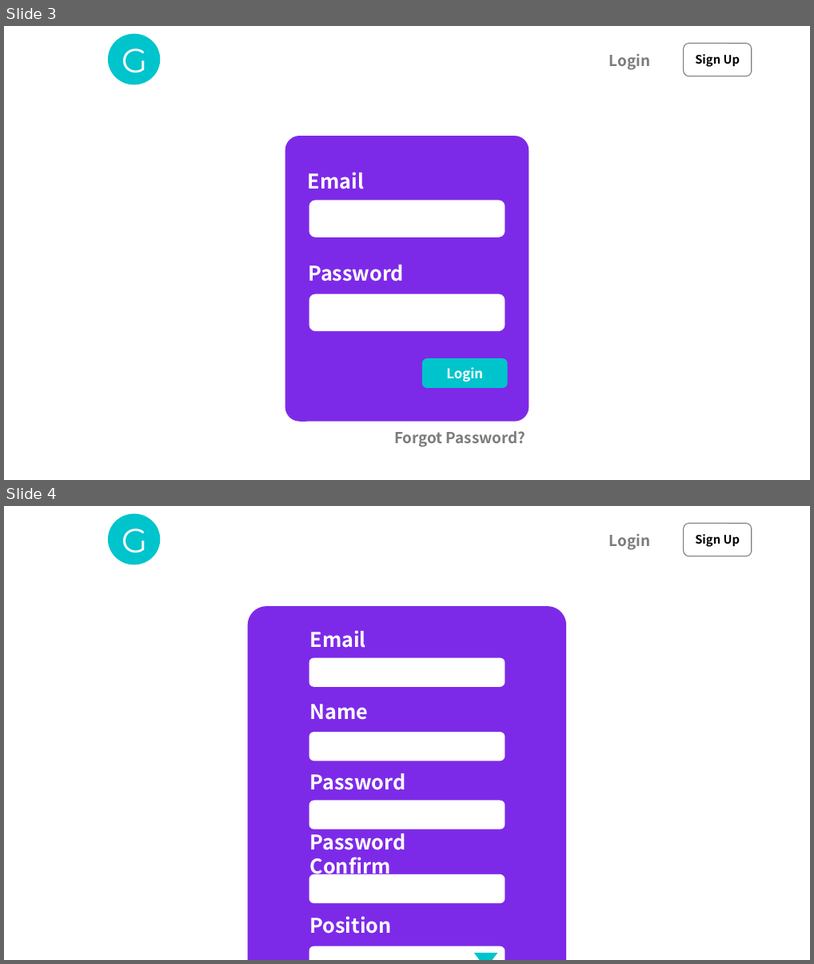
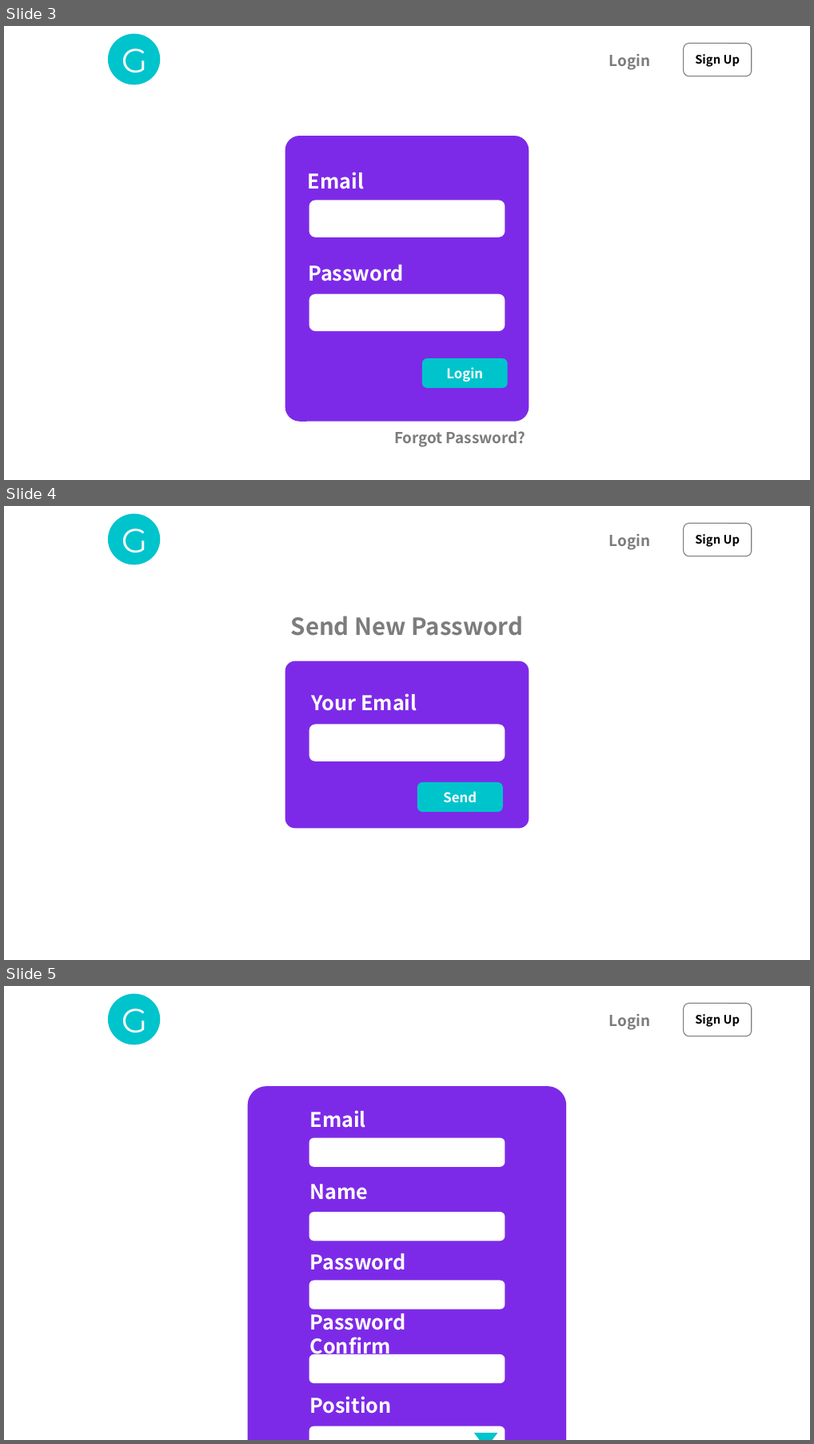
Before and after one commit to sungjaeyoon/Gathering-Bot, a slide deck: page-design.pptx. Shown one above the other, each under a label of ours: slides 3 and 4 before the commit, slides 3, 4 and 5 after it. The pictures are 814x964 and 814x1444 pixels, drawn with LibreOffice and Linux fonts; fonts in the diff are those of the drawing. Boxes give left, top, right and bottom in pixels: in the first picture for what was removed or moved away, otherwise in the second. Text is boxed around its words. In the diff, an @@ line names an element or a change of style, - is before the commit and + after.

```diff
--- a/page-design.pptx
+++ b/page-design.pptx
@@ slide 4 added at bbox=[4, 506, 810, 960], background #FFFFFF @@
@@ ellipse added at bbox=[108, 514, 160, 564], fill #00C4CC, 40 pt, text #FFFFFF @@
+G
@@ rounded rectangle added at bbox=[684, 523, 752, 556], fill #FFFFFF, outline #7C7C7C 1 pt, 14 pt, text #000000, bold @@
+Sign Up
@@ text added at bbox=[610, 534, 651, 550], 18 pt, text #7C7C7C, bold @@
+Login
@@ text added at bbox=[291, 616, 524, 636], 28 pt, text #7C7C7C, bold @@
+Send New Password
@@ rounded rectangle added at bbox=[286, 661, 529, 828], fill #7D2AE8 @@
@@ text added at bbox=[312, 693, 417, 711], 24 pt, text #FFFFFF, bold @@
+Your Email
@@ rounded rectangle added at bbox=[310, 724, 506, 760], fill #FFFFFF @@
@@ rounded rectangle added at bbox=[418, 782, 503, 812], fill #00C4CC, 16 pt, text #FFFFFF, bold @@
+Send
@@ what was slide 4 is now slide 5 @@
```
Also in this commit, not shown: 1 other slide added.
